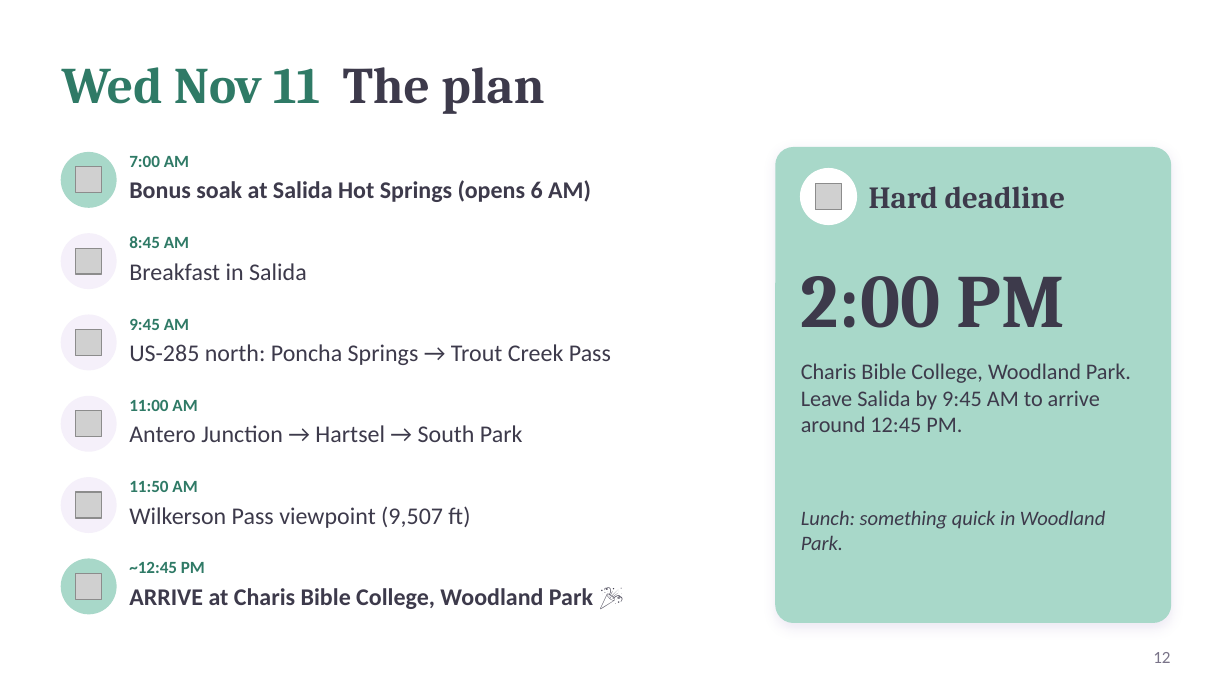
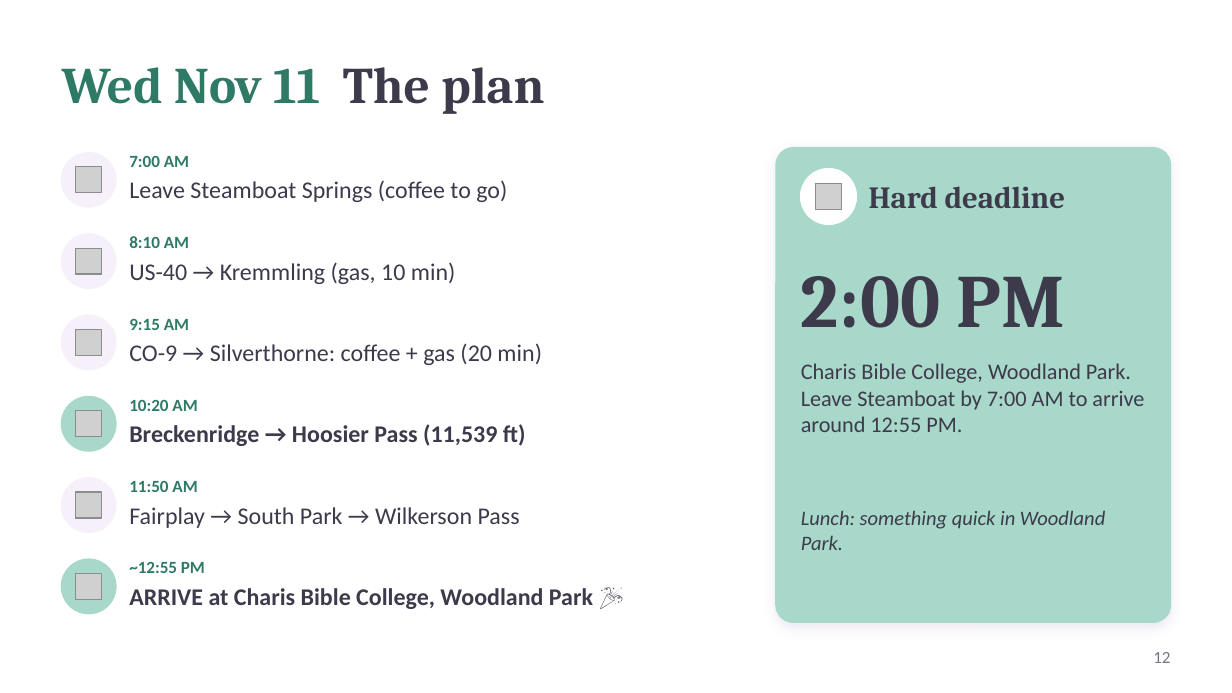
Before and after one commit to kohl-crypto/desert-to-divide, a slide deck: slide 12 of Desert-to-Divide-Tour-Guide.pptx. Drawn at 1232x693 pixels with LibreOffice and Linux fonts; fonts in the diff are those of the drawing; grey boxes stand for pictures. Boxes give left, top, right and bottom in pixels: in the first picture for what was removed or moved away, otherwise in the second. Text is boxed around its words. In the diff, an @@ line names an element or a change of style, - is before the commit and + after.

```diff
--- a/Desert-to-Divide-Tour-Guide.pptx
+++ b/Desert-to-Divide-Tour-Guide.pptx
@@ ellipse at (62, 153, 116, 207): fill #A8D8C9 to #F5F0FA; outline #A8D8C9 1 pt to #F5F0FA 1 pt @@
@@ text at (129, 180, 507, 202): text changed; bold off @@
-Bonus soak at Salida Hot Springs (opens 6 AM)
+Leave Steamboat Springs (coffee to go)
@@ text at (129, 236, 189, 248): text changed @@
-8:45 AM
+8:10 AM
@@ text at (129, 262, 456, 284): text changed @@
-Breakfast in Salida
+US-40 → Kremmling (gas, 10 min)
@@ text at (129, 319, 189, 330): text changed @@
-9:45 AM
+9:15 AM
@@ text at (129, 343, 542, 365): text changed @@
-US-285 north: Poncha Springs → Trout Creek Pass
+CO-9 → Silverthorne: coffee + gas (20 min)
@@ text at (801, 363, 1144, 432): text changed @@
-Charis Bible College, Woodland Park. Leave Salida by 9:45 AM to arrive around 12:45 PM.
+Charis Bible College, Woodland Park. Leave Steamboat by 7:00 AM to arrive around 12:55 PM.
@@ ellipse at (62, 397, 116, 451): fill #F5F0FA to #A8D8C9; outline #F5F0FA 1 pt to #A8D8C9 1 pt @@
@@ text at (129, 400, 197, 411): text changed @@
-11:00 AM
+10:20 AM
@@ text at (129, 424, 526, 446): text changed; bold on @@
-Antero Junction → Hartsel → South Park
+Breckenridge → Hoosier Pass (11,539 ft)
@@ text at (129, 507, 520, 528): text changed @@
-Wilkerson Pass viewpoint (9,507 ft)
+Fairplay → South Park → Wilkerson Pass
@@ text at (129, 562, 205, 573): text changed @@
-~12:45 PM
+~12:55 PM
```
Also in this commit, not shown: 13 other slides changed, 19 other files.
